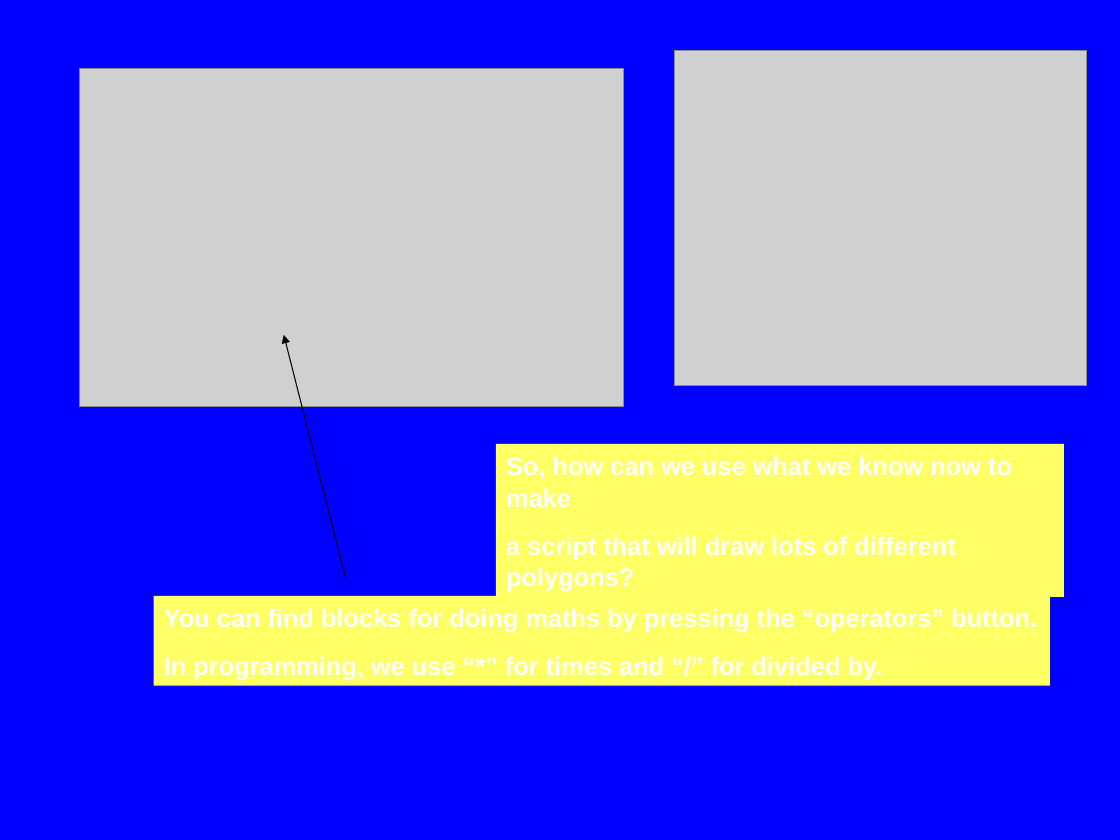
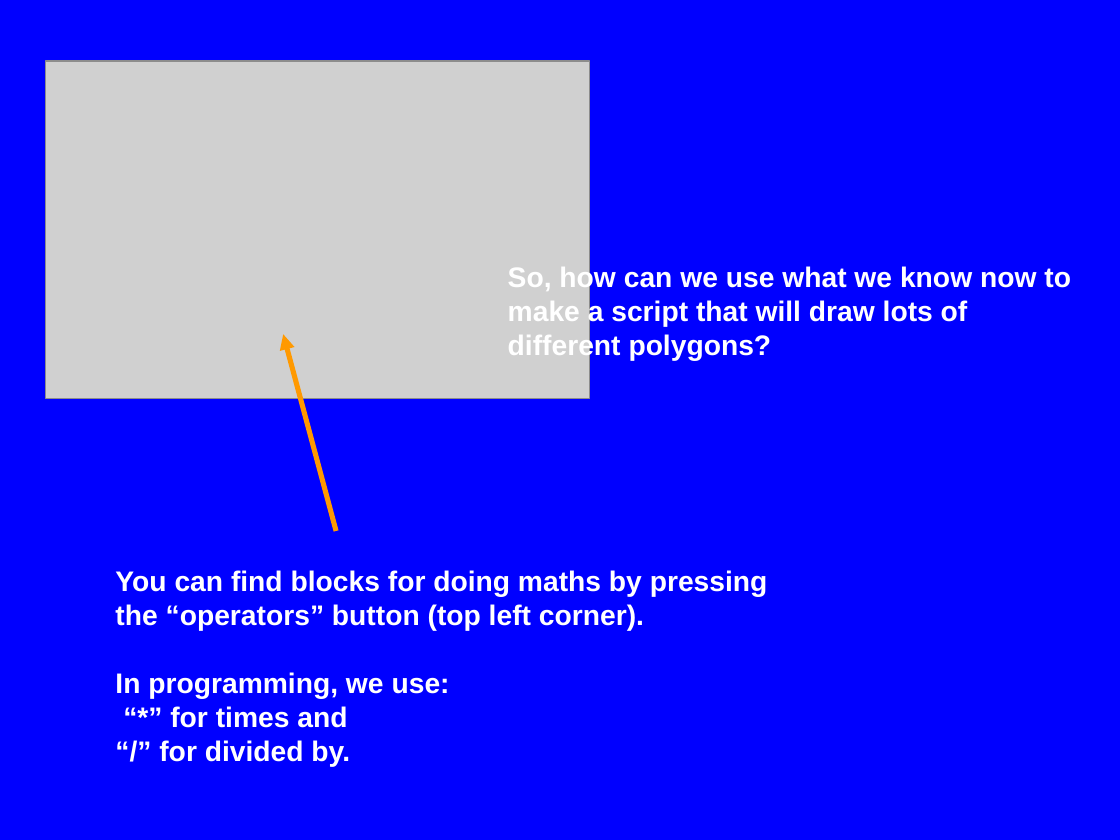
Before and after one commit to m-tranter/cathedral, a slide deck: slide 8 of scratch/scratch2.ppt (slide 6 before the commit). Drawn at 1120x840 pixels with LibreOffice and Linux fonts; fonts in the diff are those of the drawing; grey boxes stand for pictures. Boxes give left, top, right and bottom in pixels: in the first picture for what was removed or moved away, otherwise in the second. Text is boxed around its words. In the diff, an @@ line names an element or a change of style, - is before the commit and + after.

```diff
--- a/scratch/scratch2.ppt
+++ b/scratch/scratch2.ppt
@@ picture removed at (675, 51, 1086, 386) @@
@@ picture: place and size @@
-picture at (80, 69, 624, 407)
+picture at (46, 61, 589, 398)
@@ text "So, how can we use ..." at (508, 265, 1071, 361): fill #FFFF66 to none @@
@@ text "So, how can we use ...": place and size @@
-text "So, how can we use ..." at (496, 444, 1064, 598)
+text "So, how can we use ..." at (508, 265, 1071, 361)
@@ text at (508, 265, 1071, 361): text changed; size 18 to 20 pt @@
-So, how can we use what we know now to make
-a script that will draw lots of different polygons?
+So, how can we use what we know now to make a script that will draw lots of different polygons?
@@ arrow moved from (346, 579) - (284, 335) to (335, 528) - (284, 334) @@
@@ arrow (335, 528) - (284, 334): stroke #000000 0.74 pt to #FF9900 3.6 pt @@
@@ text "You can find blocks for ...": place and size @@
-text "You can find blocks for ..." at (153, 597, 1050, 686)
+text "You can find blocks for ..." at (115, 570, 768, 767)
@@ text "You can find blocks for ..." at (115, 570, 768, 767): fill #FFFF66 to none @@
@@ text at (115, 570, 768, 767): text changed; size 18 to 20 pt @@
-You can find blocks for doing maths by pressing the “operators” button.
-In programming, we use “*” for times and “/” for divided by.
+You can find blocks for doing maths by pressing
+the “operators” button (top left corner).
+In programming, we use:
+“*” for times and
+“/” for divided by.
```
Also in this commit, not shown: 5 other slides changed, 6 slides added, 1 slide removed, 5 other files.
